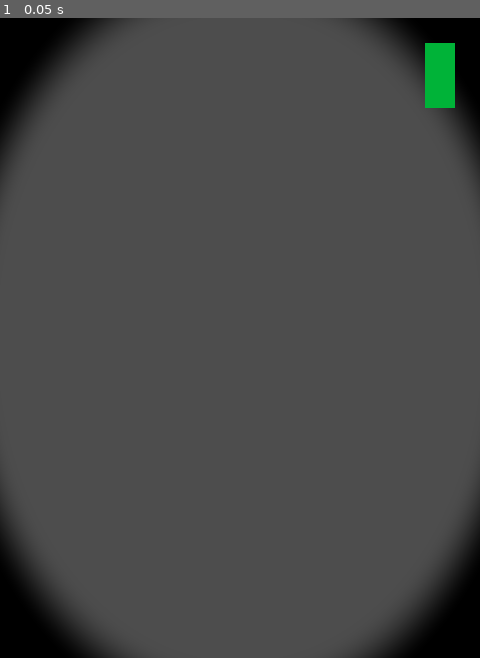
Above: before the commit, frame 1.
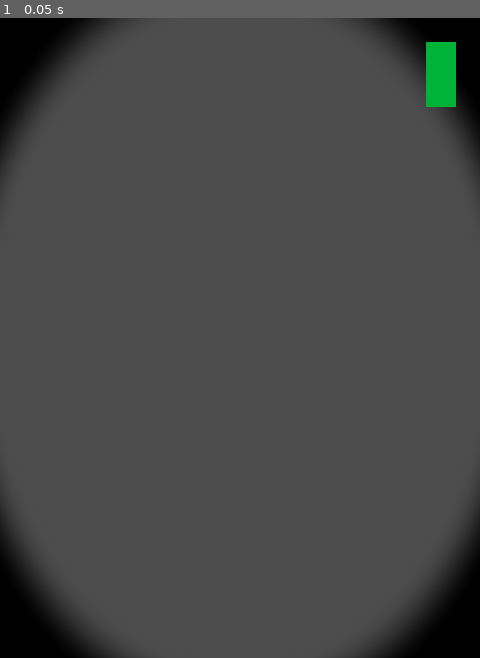
Above: after the commit, the same moment.

Repository: JustinMcKague/top-down-shooter
Game: Godot game, scene res://_Scenes/testing.tscn
Two runs of this game, one before a commit and one after it. Both use one fixed random seed, a clock stepped at 60 frames per second and the inputs below. This scene is started directly instead of the project's main scene.
Inputs:
- Up to frame 1 (0.05 s): no input

The runs differ from the first frame. In frame 1, less than 0.1% of the frame differs, in the area x 88-95%, y 3-15%.

Commit message:
Battery Decay & Recharge
Added a passive decay to battery charge and added function to be called when player picks up energy

Diff:
--- a/_Scenes/battery_display.tscn
+++ b/_Scenes/battery_display.tscn
@@ -32,11 +32,17 @@
 anchors_preset = 15
 anchor_right = 1.0
 anchor_bottom = 1.0
-offset_left = 5.0
-offset_top = 5.0
-offset_right = -5.0
-offset_bottom = -5.0
+offset_left = 36.0
+offset_top = 69.0
+offset_right = 26.0
+offset_bottom = 59.0
 grow_horizontal = 2
 grow_vertical = 2
+rotation = 3.14159
 color = Color(0, 0.702023, 0.219448, 1)
 script = ExtResource("1_0ccb5")
+
+[node name="Timer" type="Timer" parent="CanvasLayer/TextureRect/ColorRect"]
+autostart = true
+
+[connection signal="timeout" from="CanvasLayer/TextureRect/ColorRect/Timer" to="CanvasLayer/TextureRect/ColorRect" method="_on_timer_timeout"]
--- a/_Scenes/vignette_camera.gd
+++ b/_Scenes/vignette_camera.gd
@@ -1,13 +1,19 @@
 extends Node2D
 
 @export var vignette: ColorRect
+
+var shader
 
 func _ready() -> void:
 	var _material = vignette.material
 
 	if _material is ShaderMaterial:
-		var shader = _material
+		shader = _material
 		update_blindness(shader)
 
 func update_blindness(shader):
 	shader.set_shader_parameter('radius', PlayerVariables.batteryCharge / 100.0) # sets the radius of the vignette equal to the battery percent
+
+
+func _on_timer_timeout() -> void:
+	update_blindness(shader)
--- a/_Scenes/vignette_camera.tscn
+++ b/_Scenes/vignette_camera.tscn
@@ -29,3 +29,8 @@
 anchor_bottom = 1.0
 grow_horizontal = 2
 grow_vertical = 2
+
+[node name="Timer" type="Timer" parent="."]
+autostart = true
+
+[connection signal="timeout" from="Timer" to="." method="_on_timer_timeout"]
--- a/battery_display.gd
+++ b/battery_display.gd
@@ -11,3 +11,12 @@
 func update_battery_display():
 	current_size = original_size * (PlayerVariables.batteryCharge / 100.0)
 	self.size.y = current_size
+
+
+func _on_timer_timeout() -> void:
+	PlayerVariables.batteryCharge -= 3
+	update_battery_display()
+
+
+func _on_tsting_timeout() -> void: # WHEN THE PLAYER PICKS UP A BATTERY, SIGNAL THIS FUNCTION
+	PlayerVariables.batteryCharge += 25
